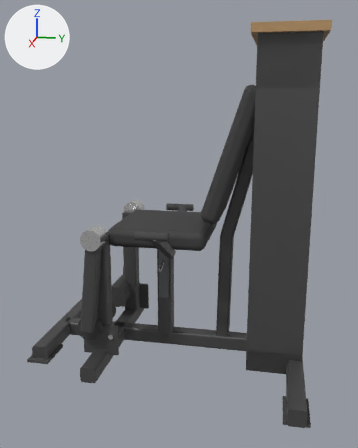
The glTF model catalogs/ludus/models/LD-B002/model.glb as it was, and as the next commit left it.
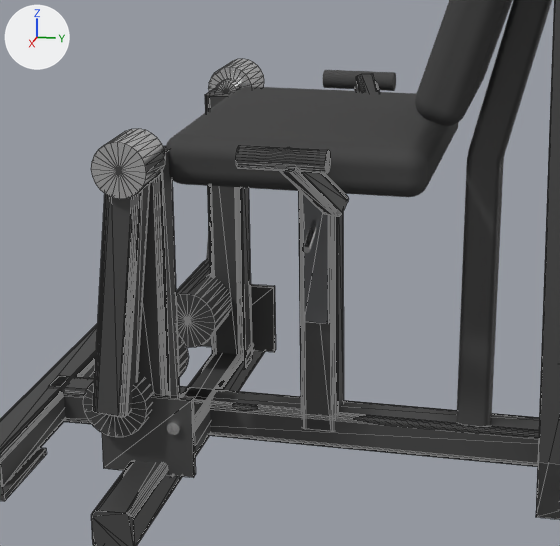
Each version is shown whole from a camera (50 mm lens) standing at (2.211, 0.46, 1.157) and looking at (0.024, 0.023, 0.61), then close up on the part from 13% to 71% of the width and 40% to 85% of the height. The lights are fixed; the arrows at upper left show +X, +Y and +Z. The last two pictures show the newer version. The close-ups show mesh edges as thin lines. Where no turn or scale is listed for an object, it has been applied to the vertices.

Names of what the first close-up shows: 'Mesh_0', 'Mesh_0.001', 'Mesh_0.002', 'arm_right_bar', 'backrest_pad', 'backrest_support_tube', 'base_front', 'base_spine', 'gusset', 'seat_pad', 'seat_post', 'tower_side.001' and 16 more.
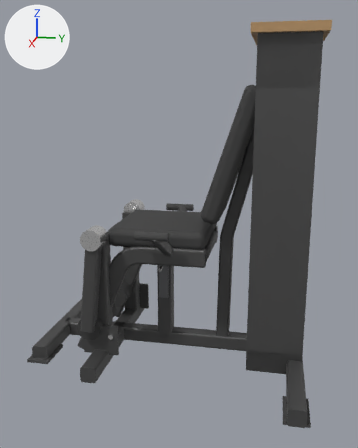
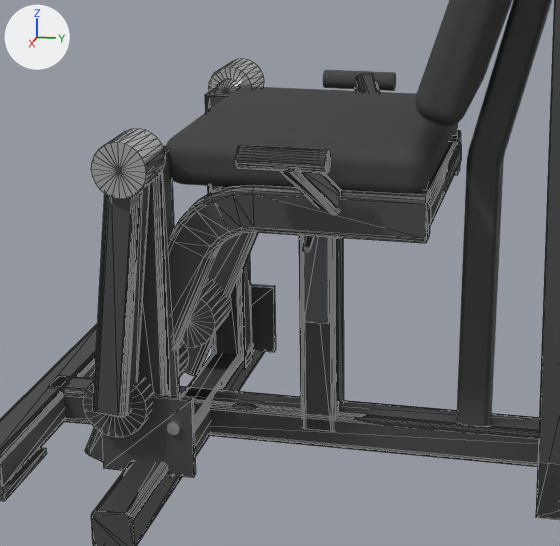
The change, as a diff of the scene's bpy script:
```diff
--- a/catalogs/ludus/models/LD-B002/model.glb.py
+++ b/catalogs/ludus/models/LD-B002/model.glb.py
@@ me_mesh_13_1 @@
+me_mesh_13_1.from_pydata(...)  # 56 vertices, 108 faces; spans x -0.2..0.2, y -0.025..0.025, z -0.025..0.025
+me_mesh_13_1.materials.append(mat_frame)  # dark grey #535353
@@ me_mesh_12_1 @@
+me_mesh_12_1.from_pydata(...)  # 128 vertices, 252 faces; spans x 0.175..0.225, y -0.397..0.2, z 0.019..0.55
+me_mesh_12_1.materials.append(mat_frame)  # dark grey #535353
@@ me_mesh_11_1 @@
+me_mesh_11_1.from_pydata(...)  # 128 vertices, 252 faces; spans x -0.225..-0.175, y -0.397..0.2, z 0.019..0.55
+me_mesh_11_1.materials.append(mat_frame)  # dark grey #535353
@@ ob_mesh_13 @@
+ob_mesh_13 = bpy.data.objects.new('Mesh_13', me_mesh_13_1)
+ob_mesh_13.location = (0.0, 0.153, 0.51)
@@ ob_seat_rail_tube_001 @@
+ob_seat_rail_tube_001 = bpy.data.objects.new('seat_rail_tube.001', me_mesh_12_1)
+ob_seat_rail_tube_001.location = (0.0, -0.027, 0.0)
@@ ob_seat_rail_tube @@
+ob_seat_rail_tube = bpy.data.objects.new('seat_rail_tube', me_mesh_11_1)
+ob_seat_rail_tube.location = (0.0, -0.027, 0.0)
```

Boxes (x1, y1, x2, y2) around the edits, measured in the close-ups (560 x 546 px):
'seat_rail_tube.001', added: after (85, 185, 430, 462)
'seat_rail_tube', added (mostly hidden): after (184, 130, 461, 376)
'Mesh_13', added: after (425, 142, 461, 229)
